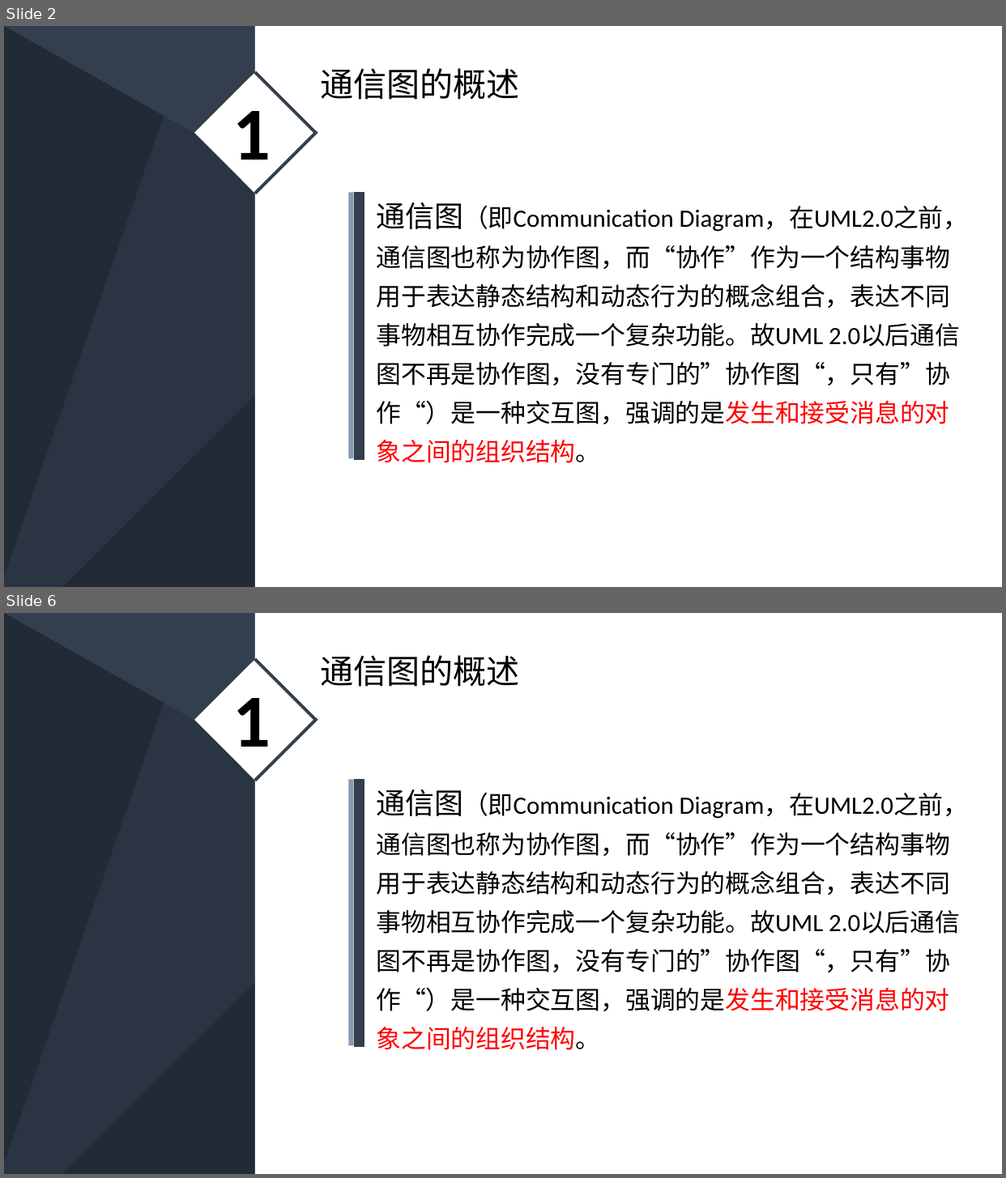
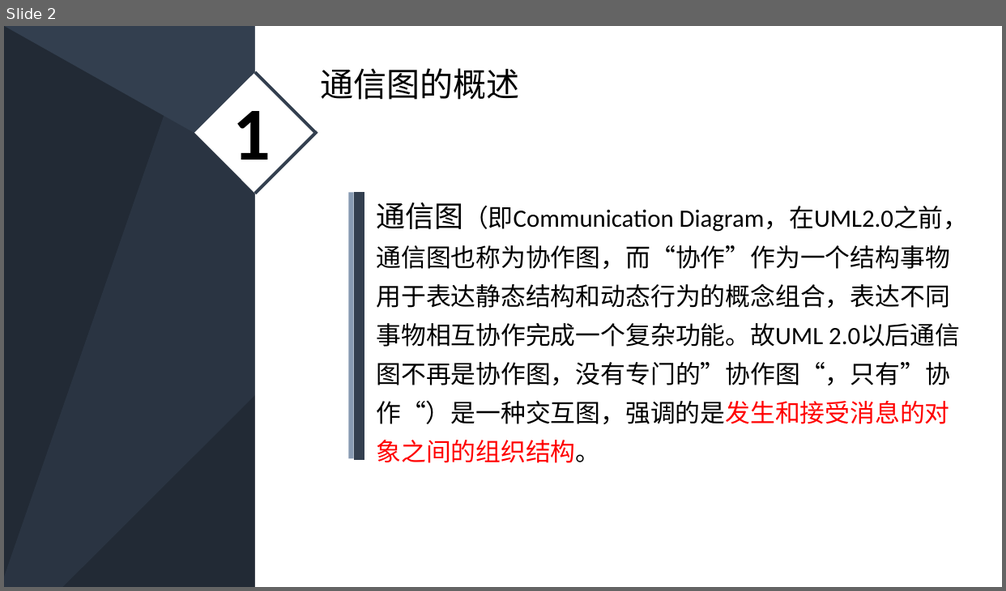
Before and after one commit to PRD2018-G03/PRD2018-G03-SoftwareEngineeringProject, a slide deck: 非受控文档/2_叶柏成/PPT/深蓝低调稳重商务PPT模板.pptx. Shown one above the other, each under a label of ours: slides 2 and 6 before the commit, slide 2 after it; the slides between them are not shown. The pictures are 1006x1178 and 1006x591 pixels, drawn with LibreOffice and Linux fonts; fonts in the diff are those of the drawing. Boxes give left, top, right and bottom in pixels: in the first picture for what was removed or moved away, otherwise in the second. Text is boxed around its words. In the diff, an @@ line names an element or a change of style, - is before the commit and + after.

```diff
--- a/非受控文档/2_叶柏成/PPT/深蓝低调稳重商务PPT模板.pptx
+++ b/非受控文档/2_叶柏成/PPT/深蓝低调稳重商务PPT模板.pptx
@@ slide 6 removed at bbox=[4, 613, 1002, 1174], background #333F50; not listed: 3 template elements that a slide beside it also shows @@
@@ rectangle removed at bbox=[255, 613, 1002, 1174] @@
@@ rectangle removed at bbox=[194, 659, 316, 781] @@
@@ line removed from (255, 659) to (315, 720) @@
@@ text removed at bbox=[320, 655, 519, 687] @@
-通信图的概述
@@ text removed at bbox=[233, 698, 271, 765] @@
-1
@@ line removed from (317, 718) to (255, 781) @@
@@ line removed from (351, 779) to (351, 1046) @@
@@ line removed from (359, 779) to (359, 1047) @@
@@ text removed at bbox=[376, 790, 969, 1050] @@
-通信图（即Communication Diagram，在UML2.0之前，通信图也称为协作图，而“协作”作为一个结构事物用于表达静态结构和动态行为的概念组合，表达不同事物相互协作完成一个复杂功能。故UML 2.0以后通信图不再是协作图，没有专门的”协作图“，只有”协作“）是一种交互图，强调的是发生和接受消息的对象之间的组织结构。
```
Also in this commit, not shown: 3 slides changed, 6 slides added, 6 other slides removed.
